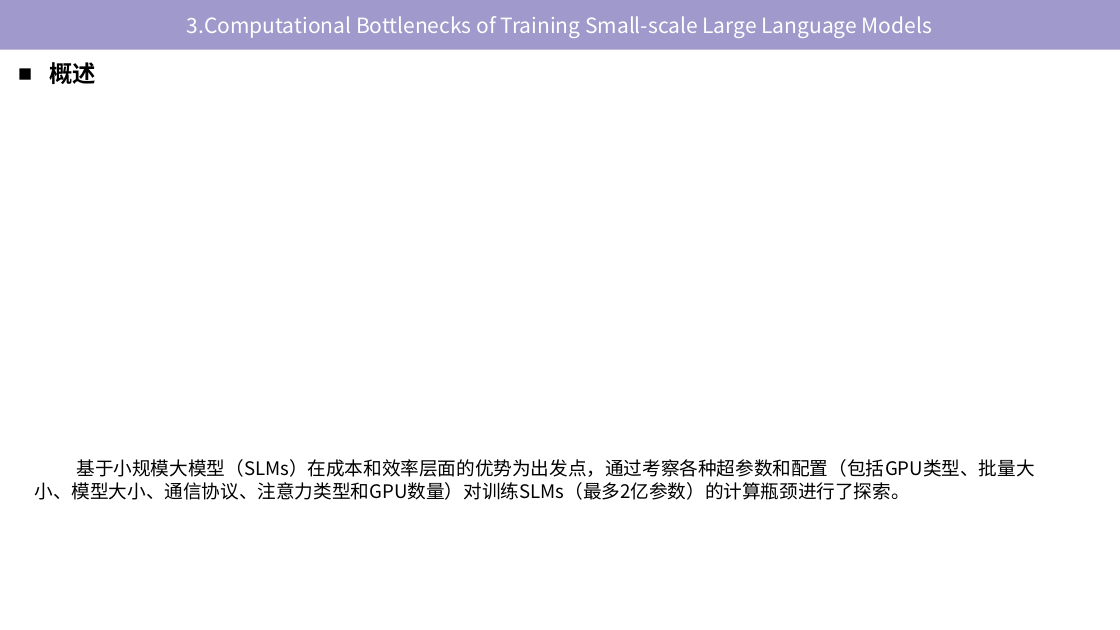
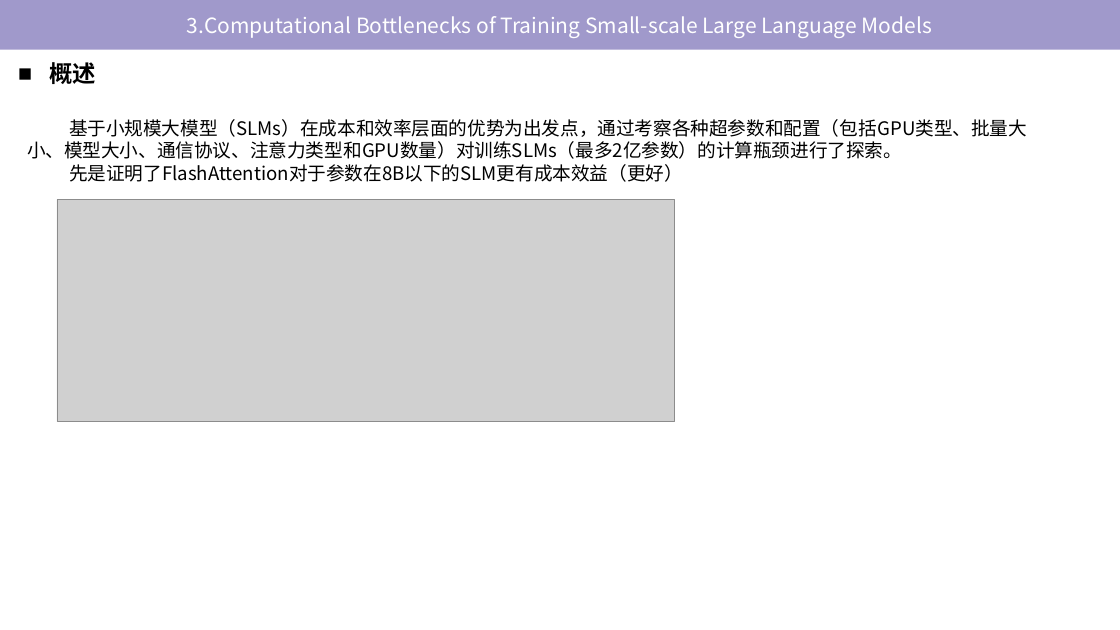
Before and after one commit to tj-messi/cv-computer-visual-tj, a slide deck: slide 13 of 0.组会记录/2024-11-14/report-2024-11-14.pptx. Drawn at 1120x630 pixels with LibreOffice and Linux fonts; fonts in the diff are those of the drawing; grey boxes stand for pictures. Boxes give left, top, right and bottom in pixels: in the first picture for what was removed or moved away, otherwise in the second. Text is boxed around its words. In the diff, an @@ line names an element or a change of style, - is before the commit and + after.

```diff
--- a/0.组会记录/2024-11-14/report-2024-11-14.pptx
+++ b/0.组会记录/2024-11-14/report-2024-11-14.pptx
@@ text "基于小规模大模型（SLMs）在成本和效率层面的优势为出发点，通过考察各种超参数和配置（包括GPU类型、批量大小、模型大小 ...": place and size @@
-text "基于小规模大模型（SLMs）在成本和效率层面的优势为出发点，通过考察各种超参数和配置（包括GPU类型、批量大小、模型大小 ..." at [35, 459, 1035, 500]
+text "基于小规模大模型（SLMs）在成本和效率层面的优势为出发点，通过考察各种超参数和配置（包括GPU类型、批量大小、模型大小 ..." at [27, 119, 1027, 182]
@@ text at [69, 164, 683, 182]: paragraph added @@
+先是证明了FlashAttention对于参数在8B以下的SLM更有成本效益（更好）
@@ picture added at [57, 199, 675, 422] @@
```
Also in this commit, not shown: 3 slides added.
